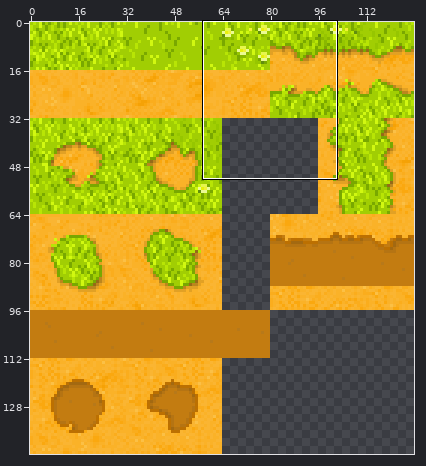
Sprite sheet -- core/assets/homegrown/environment/summer.png. The first picture is a wide view before the edit; the outline marks the close-up.
Close-up. Before the edit:
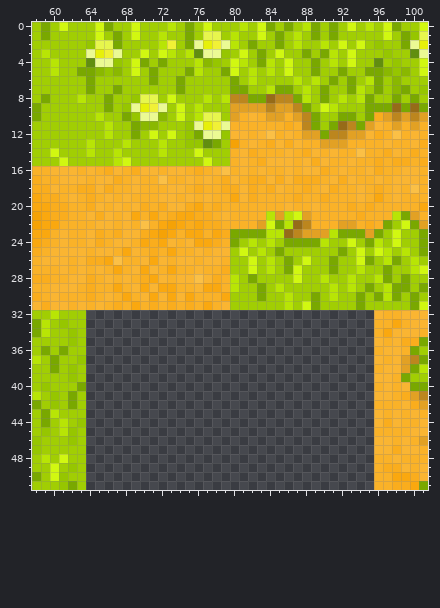
The file is 128x144 pixels. Colours within 5 levels of each other are drawn and written as one. Shown: x 58..101, y 0..51.
New version:
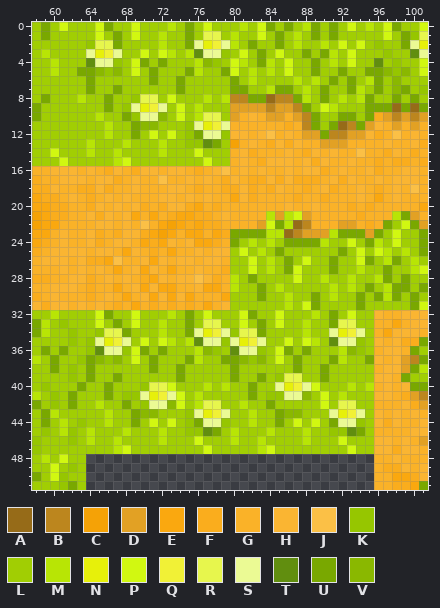
Palette (. is transparent): A #966b18  B #bc861e  C #f5a206  D #e2a124  E #faa80f  F #faad1d  G #fab228  H #fab532  J #fbc046  K #96c600  L #a1ce03  M #b8e505  N #e7f00a  P #d1f811  Q #f1f136  R #e7f64d  S #ebfa94  T #618e0f  U #79a800  V #8ab800
The exact change:
@@ x 71..75 @@
  1 LMLLU
- 2 LMQLU
+ 2 LMLLU
  3 LPMLM
@@ x 58..101 @@
 31 HFHHGHGHGFGEGFGFGFGEGHLLLLLLMLPULLLLULLLLLUP
-32 LLMLLL................................HGGHHH
-33 UMLKLL................................GGEGHH
-34 UMLLKL................................GEHHHG
-35 LLLLKL................................HGHFFU
-36 LULULL................................GHHGUL
-37 MLULLK................................HGHDBU
-38 LLULKL................................GHHDUM
-39 LLLLKL................................HHGULL
-40 LKLLLU................................GHGHUU
-41 MLKLUL................................HHGFDB
-42 ULKLUL................................GGGHFD
-43 LUMLLL................................HGHGHG
-44 LULMLK................................HFHGGH
-45 LKLMKL................................GGGGHH
-46 KLLLKL................................HHGHGD
-47 KLLLLL................................HHFHHG
+32 LLMLLLLPULLPLLLMLULPLLLPULLPLLLMLULPLLHGGHHH
+33 UMLKLLLPLULPLLMLLULRRLLPLULPLLMLLURRLLGGEGHH
+34 UMLLKLLKRRULLLMLLUSNQSKRRULLLLMLLSNQSLGEHHHG
+35 LLLLKLKSNQSLPLPMLMTSSKSNQSLLPLPMLTSSKLHGHFFU
+36 LULULLKTSSKPULULLLMVKLTSSKLPULULLLMVKLGHHGUL
+37 MLULLKUVKVLPLULLLUMLLUUVKVLPLULLLUMLLUHGHDBU
+38 LLULKLULLLLLLULLULLLLLULLLLLLULLULLLLLGHHDUM
+39 LLLLKLULLULLLLLLULLLLLULLULKRRLLULLLLLHHGULL
+40 LKLLLULLULLLKRRPLLLMLMLLULLSNQSPLLLMLMGHGHUU
+41 MLKLULLLULKKSNQSPLMLLLLLULKKSSVLPLMLLLHHGFDB
+42 ULKLULLMLLULKSSVPLMRRLLMLLULLLLLPLRRLLGGGHFD
+43 LUMLLLLLMLLUVVLLLKSNQSLLMLLUVVLLLSNQSLHGHGHG
+44 LULMLKLLMLLULPLPLKUSSKLLMLLULPLPLUSSKLHFHGGH
+45 LKLMKLMLLLMLLLMLLKKTULMLLLMLLLMLLKKTULGGGGHH
+46 KLLLKLMLLMLLLLMLLLPLLLMLLMLLLLMLLLPLLLHHGHGD
+47 KLLLLLLLLMPLLLLLLLLPLLLLLMPLLLLLLLLPLLHHFHHG
 48 LMLPLL................................GGHGGG
Changed places in both close-ups, as pixel boxes (x1, y1, x2, y2):
changed: (167, 40, 176, 49)
added: (86, 310, 374, 454)
